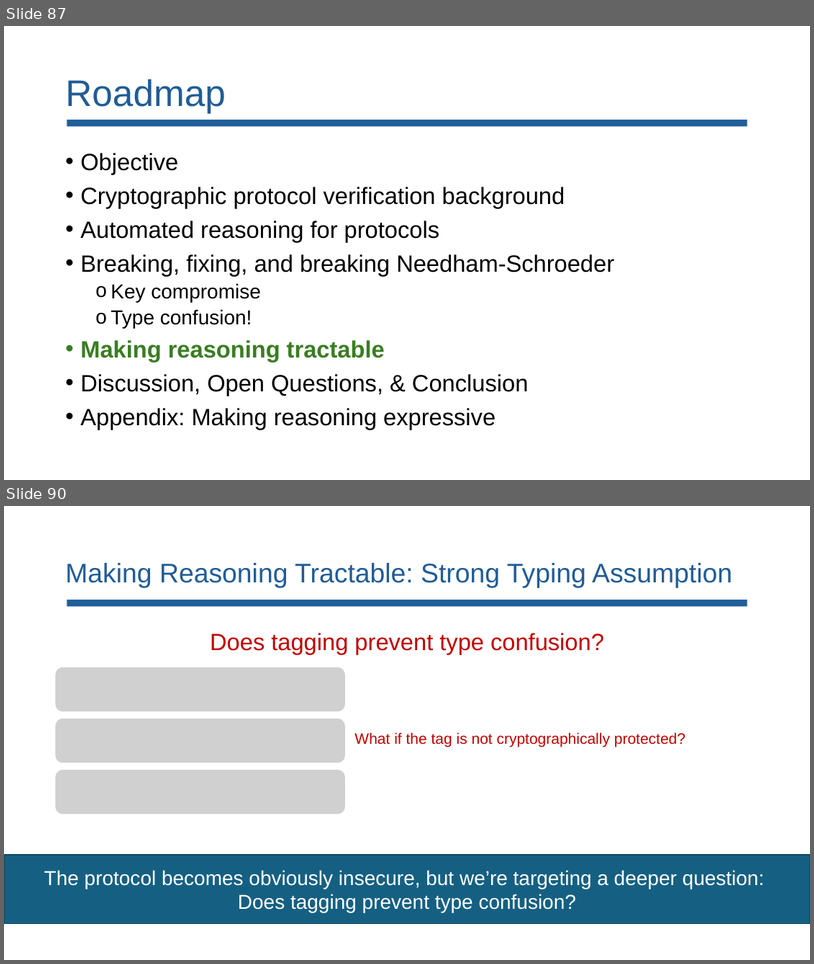
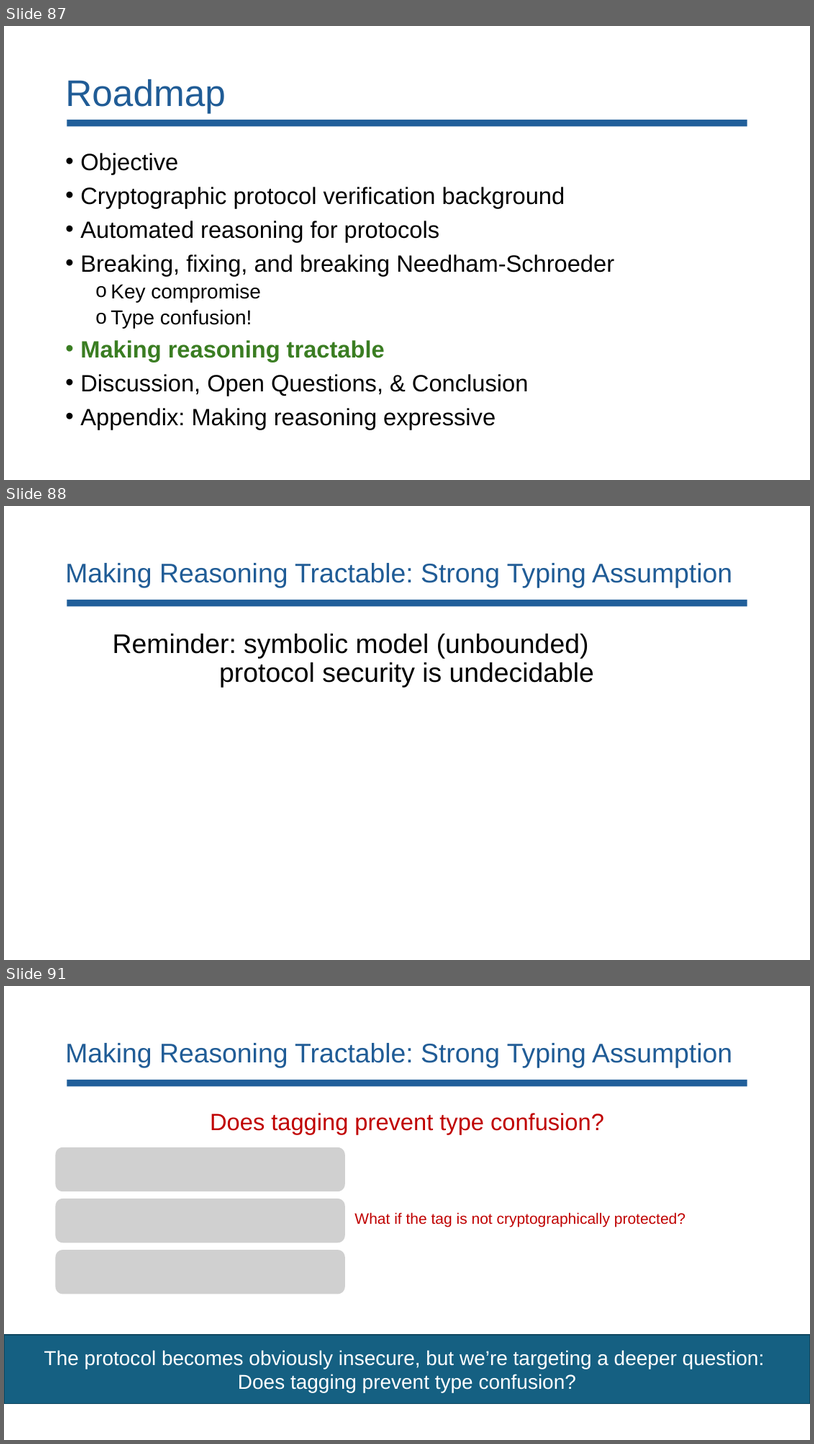
Before and after one commit to lorchrob/comp_slides, a slide deck: comp.pptx. Shown one above the other, each under a label of ours: slides 87 and 90 before the commit, slides 87, 88 and 91 after it; the slides between them are not shown. The pictures are 814x964 and 814x1444 pixels, drawn with LibreOffice and Linux fonts; fonts in the diff are those of the drawing; grey boxes stand for pictures. Boxes give left, top, right and bottom in pixels: in the first picture for what was removed or moved away, otherwise in the second. Text is boxed around its words. In the diff, an @@ line names an element or a change of style, - is before the commit and + after.

```diff
--- a/comp.pptx
+++ b/comp.pptx
@@ slide 88 added at [4,506,810,960], background #FFFFFF @@
@@ title added at [65,563,733,588], 32 pt, text #205C96 @@
+Making Reasoning Tractable: Strong Typing Assumption
@@ rectangle added at [67,600,748,606], fill #215F9A @@
@@ text added at [113,633,594,687], 32 pt, text #000000 @@
+Reminder: symbolic model (unbounded) protocol security is undecidable
@@ what was slide 90 is now slide 91 @@
```
Also in this commit, not shown: 21 slides changed.
